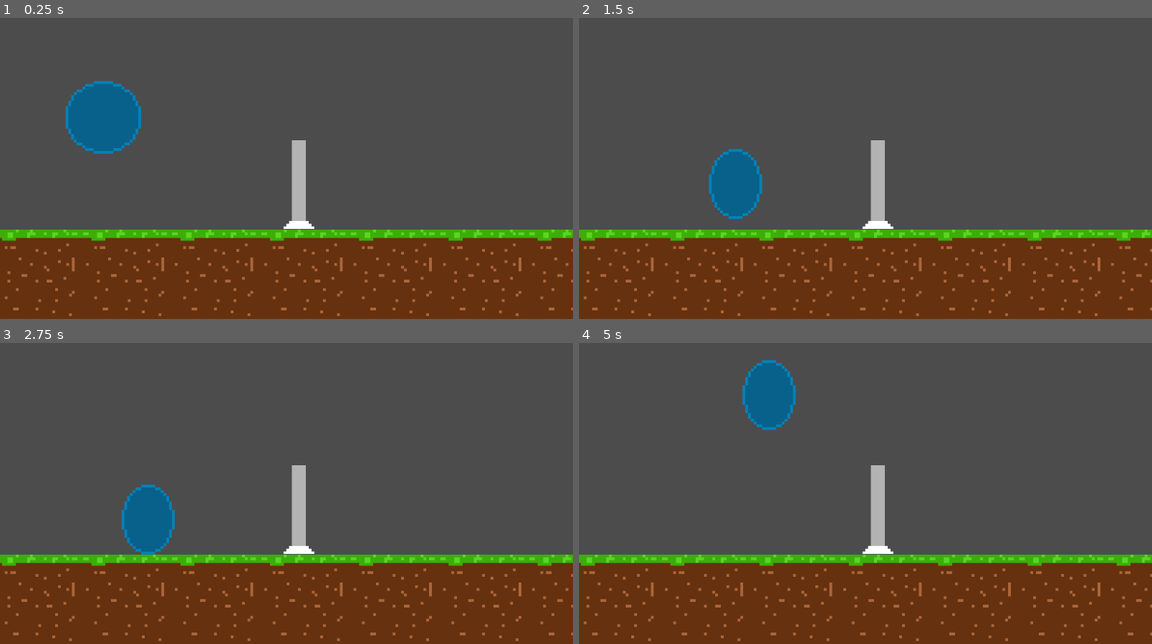
Above: before the commit, frames 1-4 (two rows, left to right).
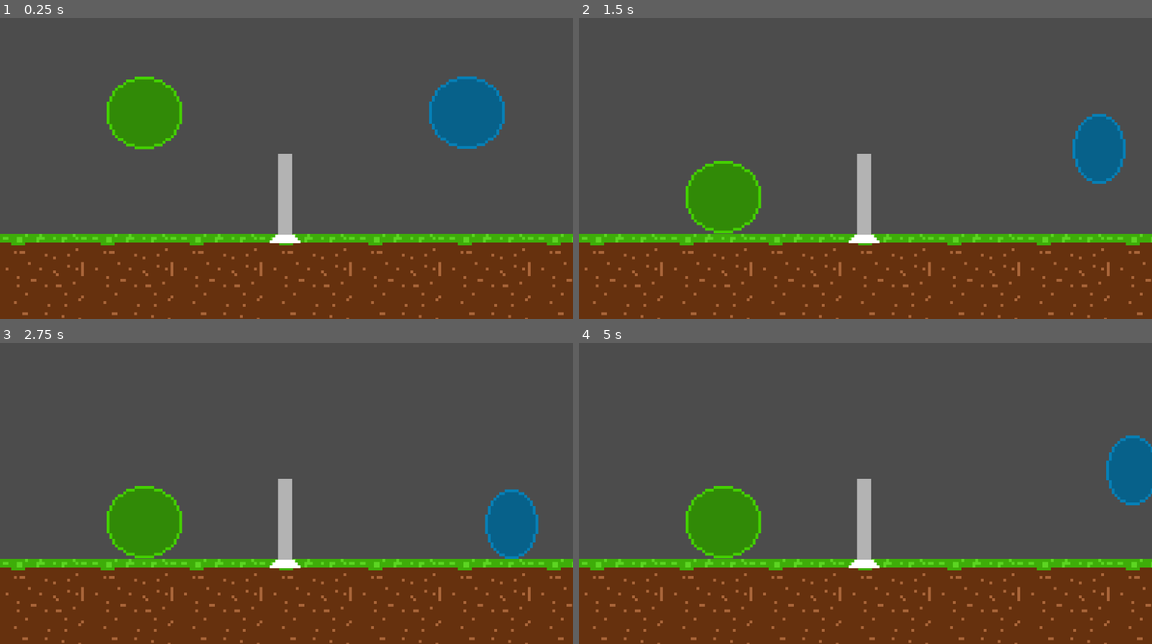
Above: after the commit, the same moments.

Repository: DJWOMS/volleyball-game-godot
Game: Godot game, scene res://main.tscn
Same seed, same stepped clock (60 frames per second), same inputs: the game is played once before the commit and once after it. This scene is started directly instead of the project's main scene.
Inputs:
- Up to frame 1 (0.25 s): no input
- Up to frame 2 (1.5 s): hold Up (ui_up) 0.53-1.28 s; hold Right (ui_right) from 0.53 s (still down); tap Up (ui_up) at 1.35 s
- Up to frame 3 (2.75 s): tap Up (ui_up) at 1.52, 1.82 s; release Right (ui_right) at 2.03 s; hold Left (ui_left) from 2.03 s (still down); hold Up (ui_up) from 2.03 s (still down)
- Up to frame 4 (5 s): release Left (ui_left) at 2.78 s; release Up (ui_up) at 2.78 s; hold Right (ui_right) 2.78-4.28 s; tap Up (ui_up) at 2.85, 3.02, 3.32, 4.35, 4.52, 4.82 s; hold Up (ui_up) 3.53-4.28 s; hold Left (ui_left) from 4.28 s (still down)

The runs differ from the first frame. In frame 1, 14% of the frame differs, in the area x 0-100%, y 19-100%; in frame 2, 12%; in frame 3, 11%; in frame 4, 13%.

Commit message:
add second player

Diff:
--- a/Player2.gd
+++ b/Player2.gd
@@ -1,7 +1,11 @@
-extends Area2D
-
+extends KinematicBody2D
+signal hit
 
 export var speed = 400
+var velocity = Vector2(0, 0)
+const SPEED = 100
+const GRAVITY = 35
+const JUMPFORCE = -800
 var screen_size
 
 
@@ -11,29 +15,20 @@
 	#hide()
 
 
-# Called every frame. 'delta' is the elapsed time since the previous frame.
-func _process(delta):
-	var velocity = Vector2()  # The player's movement vector.
-	if Input.is_action_pressed("ui_right"):
-		velocity.x += 1
-	if Input.is_action_pressed("ui_left"):
-		velocity.x -= 1
-	if Input.is_action_pressed("ui_down"):
-		velocity.y += 1
-	if Input.is_action_pressed("ui_up"):
-		velocity.y -= 1
-	if velocity.length() > 0:
-		velocity = velocity.normalized() * speed
-		$AnimatedSprite.play()
+func _process(_delta):
+	if Input.is_action_pressed("pl_2_right"):
+		velocity.x = SPEED
+		$PlayerSprite.play("walk")
+	elif Input.is_action_pressed("pl_2_left"):
+		velocity.x = -SPEED
+		$PlayerSprite.play("walk")
 	else:
-		$AnimatedSprite.stop()
-	position += velocity * delta
-	position.x = clamp(position.x, 0, screen_size.x)
-	position.y = clamp(position.y, 0, screen_size.y)
-	if velocity.x != 0:
-		$AnimatedSprite.animation = "walk"
-		$AnimatedSprite.flip_v = false
-		$AnimatedSprite.flip_h = velocity.x < 0
-	elif velocity.y != 0:
-		$AnimatedSprite.animation = "jump"
-		$AnimatedSprite.flip_v = velocity.y > 0
+		$PlayerSprite.play('idle')
+
+	velocity.y = velocity.y + GRAVITY
+
+	if Input.is_action_just_pressed("pl_2_up") and is_on_floor():
+		velocity.y = JUMPFORCE
+
+	velocity = move_and_slide(velocity, Vector2.UP)
+	velocity.x = lerp(velocity.x ,0, 0.2)
--- a/Player2.tscn
+++ b/Player2.tscn
@@ -1,7 +1,12 @@
-[gd_scene load_steps=11 format=2]
+[gd_scene load_steps=12 format=2]
 
 [ext_resource path="res://sprites/ball2.png" type="Texture" id=1]
 [ext_resource path="res://Player2.gd" type="Script" id=2]
+
+[sub_resource type="AtlasTexture" id=9]
+flags = 4
+atlas = ExtResource( 1 )
+region = Rect2( 0, 0, 160, 160 )
 
 [sub_resource type="AtlasTexture" id=1]
 flags = 4
@@ -35,6 +40,11 @@
 
 [sub_resource type="SpriteFrames" id=7]
 animations = [ {
+"frames": [ SubResource( 9 ) ],
+"loop": true,
+"name": "idle",
+"speed": 5.0
+}, {
 "frames": [ SubResource( 1 ), SubResource( 2 ) ],
 "loop": true,
 "name": "walk",
@@ -49,17 +59,17 @@
 [sub_resource type="CircleShape2D" id=8]
 radius = 67.0
 
-[node name="Player2" type="Area2D"]
+[node name="Player2" type="KinematicBody2D"]
 position = Vector2( 151.5, 141 )
 script = ExtResource( 2 )
 __meta__ = {
 "_edit_group_": true
 }
 
-[node name="AnimatedSprite" type="AnimatedSprite" parent="."]
+[node name="PlayerSprite" type="AnimatedSprite" parent="."]
 position = Vector2( -0.5, 0.5 )
 frames = SubResource( 7 )
-animation = "jump"
+animation = "idle"
 
 [node name="CollisionShape2D" type="CollisionShape2D" parent="."]
 position = Vector2( 1, 0 )
--- a/Spatial.gd
+++ b/Spatial.gd
@@ -5,7 +5,7 @@
 var velocity = Vector2(0, 0)
 const SPEED = 100
 const GRAVITY = 35
-const JUMPFORCE = -1000
+const JUMPFORCE = -800
 var screen_size
 
 
--- a/main.tscn
+++ b/main.tscn
@@ -1,8 +1,9 @@
-[gd_scene load_steps=7 format=2]
+[gd_scene load_steps=8 format=2]
 
 [ext_resource path="res://sprites/gr1_1.png" type="Texture" id=1]
 [ext_resource path="res://Spatial.tscn" type="PackedScene" id=2]
 [ext_resource path="res://sprites/net.png" type="Texture" id=3]
+[ext_resource path="res://Player2.tscn" type="PackedScene" id=4]
 
 [sub_resource type="RectangleShape2D" id=1]
 extents = Vector2( 529.927, 80.6933 )
@@ -16,43 +17,47 @@
 [node name="Node2D" type="Node2D"]
 
 [node name="Player" parent="." instance=ExtResource( 2 )]
+position = Vector2( 832, 160 )
+
+[node name="Player2" parent="." instance=ExtResource( 4 )]
+position = Vector2( 256, 160 )
 
 [node name="Sprite" type="Sprite" parent="."]
-position = Vector2( 63.4917, 519.609 )
+position = Vector2( 80, 528 )
 texture = ExtResource( 1 )
 
 [node name="Sprite2" type="Sprite" parent="."]
-position = Vector2( 223.408, 519.609 )
+position = Vector2( 239.916, 528 )
 texture = ExtResource( 1 )
 
 [node name="Sprite3" type="Sprite" parent="."]
-position = Vector2( 382.433, 519.609 )
+position = Vector2( 398.942, 528 )
 texture = ExtResource( 1 )
 
 [node name="Sprite4" type="Sprite" parent="."]
-position = Vector2( 542.35, 519.609 )
+position = Vector2( 558.858, 528 )
 texture = ExtResource( 1 )
 
 [node name="Sprite5" type="Sprite" parent="."]
-position = Vector2( 701.821, 519.609 )
+position = Vector2( 718.329, 528 )
 texture = ExtResource( 1 )
 
 [node name="Sprite6" type="Sprite" parent="."]
-position = Vector2( 861.737, 519.609 )
+position = Vector2( 878.245, 528 )
 texture = ExtResource( 1 )
 
 [node name="Sprite7" type="Sprite" parent="."]
-position = Vector2( 1020.76, 519.609 )
+position = Vector2( 1037.27, 528 )
 texture = ExtResource( 1 )
 
 [node name="StaticBody2D" type="StaticBody2D" parent="."]
 
 [node name="CollisionShape2D" type="CollisionShape2D" parent="StaticBody2D"]
-position = Vector2( 517.568, 520.347 )
+position = Vector2( 534.076, 528.738 )
 shape = SubResource( 1 )
 
 [node name="StaticBody2D2" type="StaticBody2D" parent="."]
-position = Vector2( 536.595, 359.091 )
+position = Vector2( 512, 384 )
 __meta__ = {
 "_edit_group_": true
 }
--- a/project.godot
+++ b/project.godot
@@ -30,28 +30,39 @@
 "deadzone": 0.5,
 "events": [ Object(InputEventKey,"resource_local_to_scene":false,"resource_name":"","device":0,"alt":false,"shift":false,"control":false,"meta":false,"command":false,"pressed":false,"scancode":16777231,"unicode":0,"echo":false,"script":null)
 , Object(InputEventJoypadButton,"resource_local_to_scene":false,"resource_name":"","device":0,"button_index":14,"pressure":0.0,"pressed":false,"script":null)
-, Object(InputEventKey,"resource_local_to_scene":false,"resource_name":"","device":0,"alt":false,"shift":false,"control":false,"meta":false,"command":false,"pressed":false,"scancode":65,"unicode":0,"echo":false,"script":null)
  ]
 }
 ui_right={
 "deadzone": 0.5,
 "events": [ Object(InputEventKey,"resource_local_to_scene":false,"resource_name":"","device":0,"alt":false,"shift":false,"control":false,"meta":false,"command":false,"pressed":false,"scancode":16777233,"unicode":0,"echo":false,"script":null)
 , Object(InputEventJoypadButton,"resource_local_to_scene":false,"resource_name":"","device":0,"button_index":15,"pressure":0.0,"pressed":false,"script":null)
-, Object(InputEventKey,"resource_local_to_scene":false,"resource_name":"","device":0,"alt":false,"shift":false,"control":false,"meta":false,"command":false,"pressed":false,"scancode":68,"unicode":0,"echo":false,"script":null)
  ]
 }
 ui_up={
 "deadzone": 0.5,
 "events": [ Object(InputEventKey,"resource_local_to_scene":false,"resource_name":"","device":0,"alt":false,"shift":false,"control":false,"meta":false,"command":false,"pressed":false,"scancode":16777232,"unicode":0,"echo":false,"script":null)
 , Object(InputEventJoypadButton,"resource_local_to_scene":false,"resource_name":"","device":0,"button_index":12,"pressure":0.0,"pressed":false,"script":null)
-, Object(InputEventKey,"resource_local_to_scene":false,"resource_name":"","device":0,"alt":false,"shift":false,"control":false,"meta":false,"command":false,"pressed":false,"scancode":87,"unicode":0,"echo":false,"script":null)
  ]
 }
 ui_down={
 "deadzone": 0.5,
 "events": [ Object(InputEventKey,"resource_local_to_scene":false,"resource_name":"","device":0,"alt":false,"shift":false,"control":false,"meta":false,"command":false,"pressed":false,"scancode":16777234,"unicode":0,"echo":false,"script":null)
 , Object(InputEventJoypadButton,"resource_local_to_scene":false,"resource_name":"","device":0,"button_index":13,"pressure":0.0,"pressed":false,"script":null)
-, Object(InputEventKey,"resource_local_to_scene":false,"resource_name":"","device":0,"alt":false,"shift":false,"control":false,"meta":false,"command":false,"pressed":false,"scancode":83,"unicode":0,"echo":false,"script":null)
+ ]
+}
+pl_2_up={
+"deadzone": 0.5,
+"events": [ Object(InputEventKey,"resource_local_to_scene":false,"resource_name":"","device":0,"alt":false,"shift":false,"control":false,"meta":false,"command":false,"pressed":false,"scancode":87,"unicode":0,"echo":false,"script":null)
+ ]
+}
+pl_2_left={
+"deadzone": 0.5,
+"events": [ Object(InputEventKey,"resource_local_to_scene":false,"resource_name":"","device":0,"alt":false,"shift":false,"control":false,"meta":false,"command":false,"pressed":false,"scancode":65,"unicode":0,"echo":false,"script":null)
+ ]
+}
+pl_2_right={
+"deadzone": 0.5,
+"events": [ Object(InputEventKey,"resource_local_to_scene":false,"resource_name":"","device":0,"alt":false,"shift":false,"control":false,"meta":false,"command":false,"pressed":false,"scancode":68,"unicode":0,"echo":false,"script":null)
  ]
 }
 
